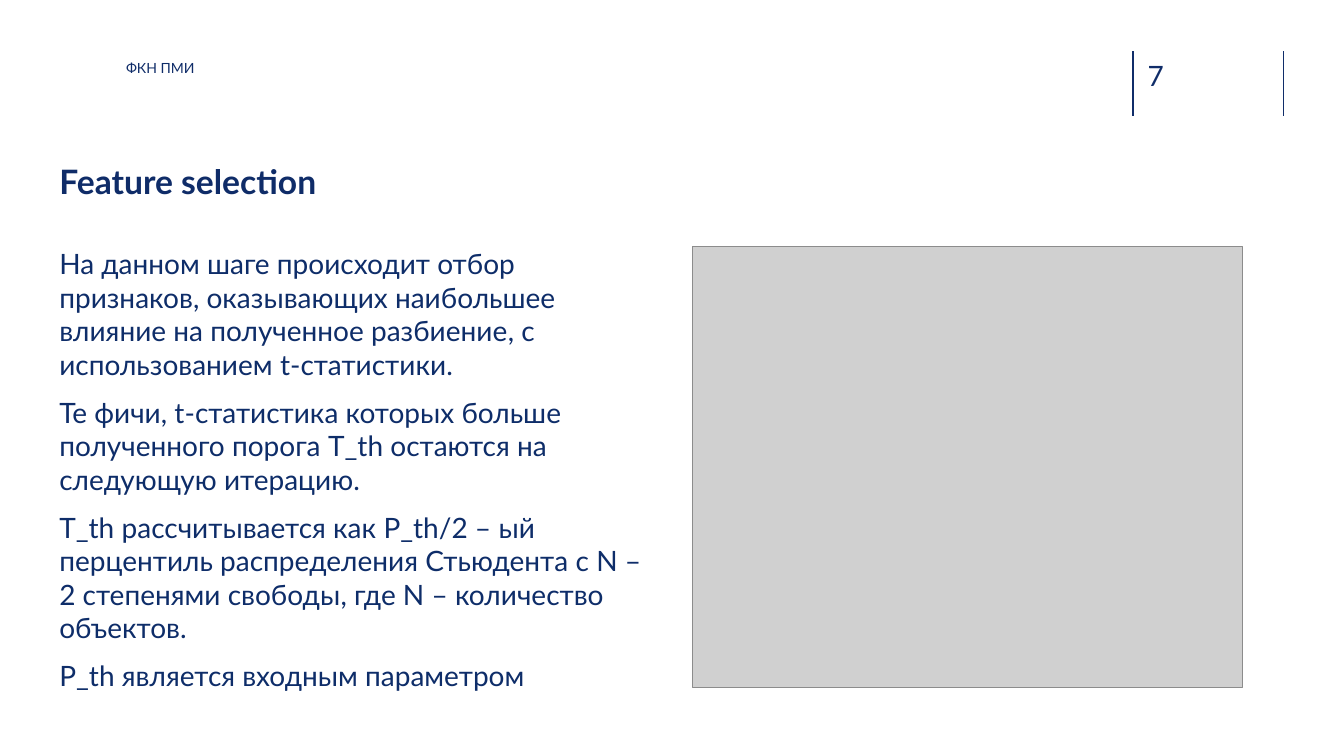
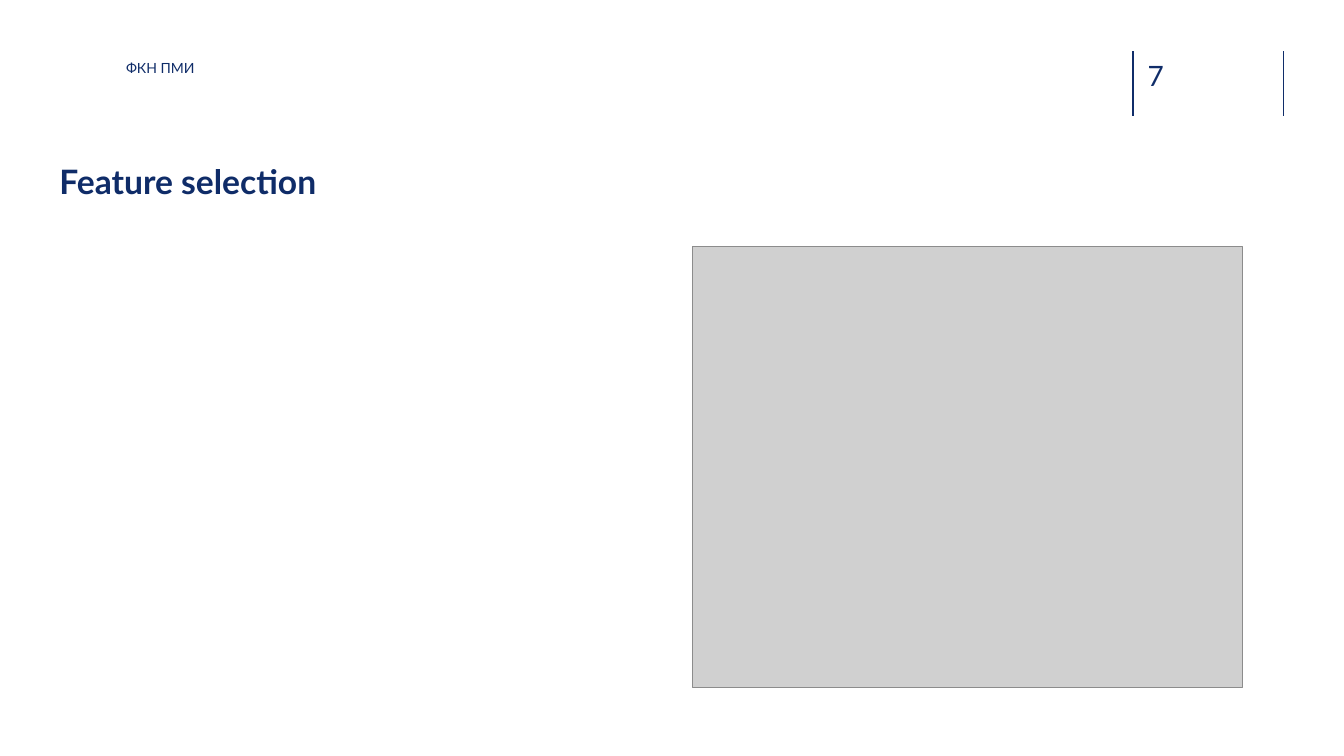
Before and after one commit to potroshitelshuk/Iterative-Class-Discovery, a slide deck: slide 7 of Отчетные материалы/Презентация.pptx. Drawn at 1344x756 pixels with LibreOffice and Linux fonts; fonts in the diff are those of the drawing; grey boxes stand for pictures; background and template pictures are left out. Boxes give left, top, right and bottom in pixels: in the first picture for what was removed or moved away, otherwise in the second. Text is boxed around its words. In the diff, an @@ line names an element or a change of style, - is before the commit and + after.

```diff
--- a/Отчетные материалы/Презентация.pptx
+++ b/Отчетные материалы/Презентация.pptx
@@ text removed at bbox=[59, 253, 617, 691] @@
-На данном шаге происходит отбор признаков, оказывающих наибольшее влияние на полученное разбиение, с использованием t-статистики.
-Те фичи, t-статистика которых больше полученного порога T_th остаются на следующую итерацию.
-T_th рассчитывается как P_th/2 – ый перцентиль распределения Стьюдента с N – 2 степенями свободы, где N – количество объектов.
-P_th является входным параметром
```
Also in this commit, not shown: 6 other slides changed, 1 slide added, 1 other file.
